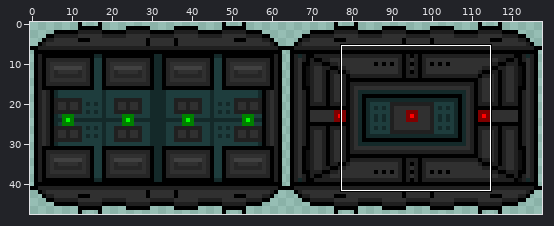
File history of a sprite sheet, game/assets/sdWeaponDisplay.png. Above, an overview of the earlier version with the close-up marked.
Close-up. Earlier state:
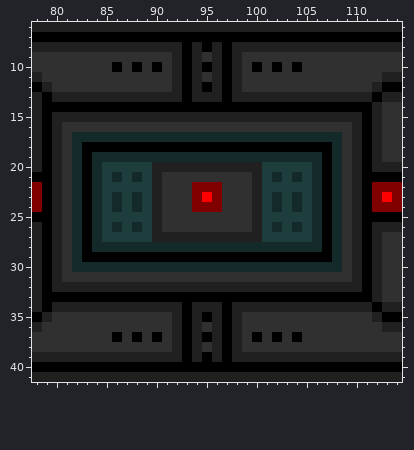
The file is 128x48 pixels. Colours within 5 levels of each other are drawn and written as one. Shown: x 78..114, y 6..41.
After the commit:
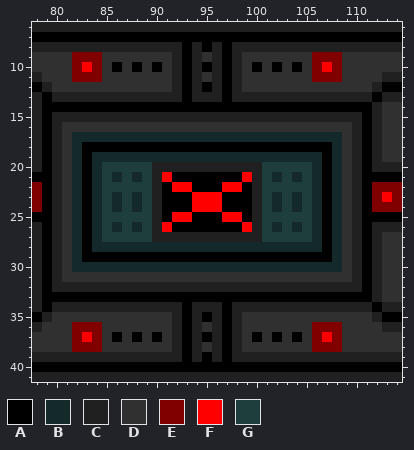
Palette (. is transparent): A #000000  B #142929  C #202020  D #303030  E #800000  F #ff0000  G #1e3d3d
The exact change:
Colour D becomes colour A in row 21 at x 92 to 98; in row 22 at x 91 and 99; in rows 23 to 24 at x 91 to 93 and 97 to 99; in row 25 at x 91, 94 to 96 and 99; in row 26 at x 92 to 98.
Colour E becomes colour A in row 22 at x 94 to 96.
Colour D becomes colour E in row 9 at x 82 to 84 and 106 to 108; in row 10 at x 82, 84, 106 and 108; in row 11 at x 82 to 84 and 106 to 108; in row 36 at x 82 to 84 and 106 to 108; in row 37 at x 82, 84, 106 and 108; in row 38 at x 82 to 84 and 106 to 108.
Colour D becomes colour F in row 10 at x 83 and 107; in row 21 at x 91 and 99; in row 22 at x 92 to 93 and 97 to 98; in row 25 at x 92 to 93 and 97 to 98; in row 26 at x 91 and 99; in row 37 at x 83 and 107.
Colour E becomes colour F in row 23 at x 94 and 96; in row 24 at x 94 to 96.
Changed places in both close-ups, as pixel boxes (x1, y1, x2, y2):
changed: (72, 52, 102, 82)
changed: (312, 52, 342, 82)
changed: (162, 172, 252, 232)
changed: (72, 322, 102, 352)
changed: (312, 322, 342, 352)
